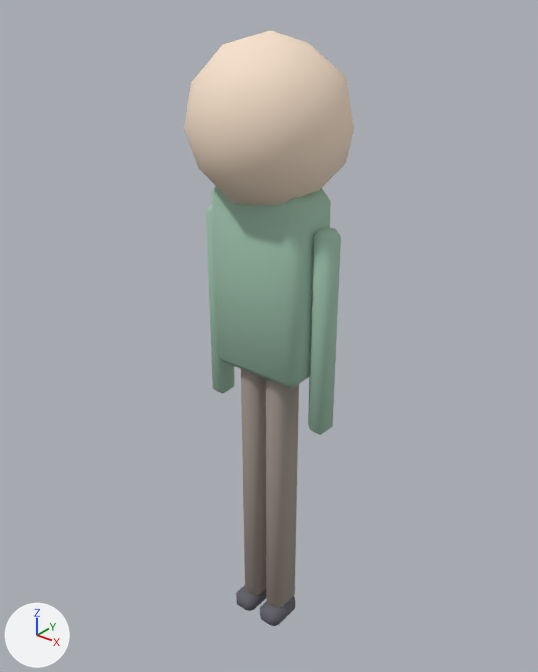
An edit to the glTF model public/assets/models/npc.glb, drawn before and after from the same camera.
Both versions are drawn from a 50 mm camera at (1.102, -1.381, 1.831) aimed at (-0.026, 0.029, 0.956). Every picture has the same lights, and +X, +Y and +Z are marked at lower left. The older version comes first. Vertices at exactly the same position are counted once.

Before the edit, the objects in view are built like this:
```python
me_cube = bpy.data.meshes.new('Cube')
me_cube.from_pydata(...)  # 210 vertices, 388 faces; spans x -0.2..0.2, y -0.2..0.2, z 0.03..1.72
# faces by material slot: [88, 88, 132, 80]
me_cube.materials.append(mat_shoe)  # dark grey #616169
me_cube.materials.append(mat_pants)  # grey #a0958b
me_cube.materials.append(mat_shirt)  # greyish green #a0c4ad
me_cube.materials.append(mat_skin)  # beige #f8e2cb
ob_npc = bpy.data.objects.new('Npc', me_cube)
ob_npc.location = (0.0, 0.0, 0.0)
```
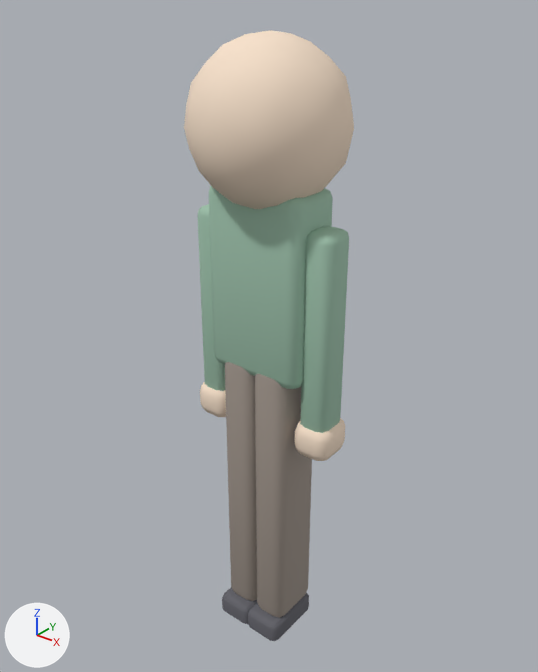
The edits, one by one:
me_cube is used by ob_npc; location (0.0, 0.0, 0.0).
me_cube had 210 vertices, 388 faces and spanned x -0.2..0.2, y -0.2..0.2, z 0.03..1.72.
me_cube now has 628 vertices, 1216 faces and spans x -0.22..0.22, y -0.2..0.2, z 0.03..1.72.
me_cube part 1: the loose piece of 24 vertices spanning x 0.01..0.08, y -0.08..0.04, z 0.03..0.09 is rebuilt with 40 vertices and now spans x 0.0..0.11, y -0.11..0.07, z 0.03..0.09.
me_cube part 2: the loose piece of 24 vertices spanning x -0.08..-0.01, y -0.05..0.05, z 0.07..0.93 is rebuilt with 56 vertices and now spans x -0.1..0.0, y -0.08..0.08, z 0.07..0.93.
me_cube part 3: the loose piece of 24 vertices spanning x 0.14..0.2, y -0.03..0.03, z 0.75..1.3 is rebuilt with 56 vertices and now spans x 0.13..0.21, y -0.05..0.05, z 0.75..1.3.
me_cube part 4: the loose piece of 24 vertices spanning x 0.01..0.07, y -0.05..0.05, z 0.07..0.93 is rebuilt with 56 vertices and now spans x 0.0..0.1, y -0.08..0.08, z 0.07..0.93.
me_cube part 5: the loose piece of 24 vertices spanning x -0.2..-0.14, y -0.03..0.03, z 0.75..1.3 is rebuilt with 56 vertices and now spans x -0.21..-0.13, y -0.05..0.05, z 0.75..1.3.
me_cube part 6: the loose piece of 24 vertices spanning x -0.09..-0.01, y -0.08..0.04, z 0.03..0.09 is rebuilt with 40 vertices and now spans x -0.11..0.0, y -0.11..0.07, z 0.03..0.09.
me_cube part 7: a new loose piece of 56 vertices spanning x 0.12..0.22, y -0.06..0.06, z 0.68..0.78, in mat_skin (beige #f8e2cb).
me_cube part 8: a new loose piece of 56 vertices spanning x -0.22..-0.12, y -0.06..0.06, z 0.68..0.78, in mat_skin (beige #f8e2cb).
me_cube part 9: 146 vertices added at x -0.18..0.18, y -0.19..0.19, z 0.89..1.71.

What differs and where, as boxes (x1, y1, x2, y2) in the pictures (538 x 672 px):
'Npc', reshaped
    before: (184, 30, 354, 626)
    after: (184, 30, 354, 641)
part 1 of me_cube, rebuilt (72% wider, 61% taller)
    before: (260, 596, 295, 626)
    after: (248, 592, 309, 641)
part 2 of me_cube, rebuilt
    before: (241, 369, 266, 595)
    after: (225, 362, 257, 601)
part 3 of me_cube, rebuilt (47% wider)
    before: (308, 227, 341, 435)
    after: (300, 226, 349, 433)
part 4 of me_cube, rebuilt (71% wider, 7% taller)
    before: (266, 379, 299, 607)
    after: (255, 374, 312, 617)
part 5 of me_cube, rebuilt
    before: (206, 204, 235, 394)
    after: (197, 204, 225, 391)
part 6 of me_cube, rebuilt
    before: (236, 585, 266, 611)
    after: (222, 587, 257, 624)
part 7 of me_cube, added (beige)
    after: (295, 418, 345, 461)
part 8 of me_cube, added (beige)
    after: (200, 382, 226, 417)
part 9 of me_cube, added
    after: (184, 30, 354, 389)
